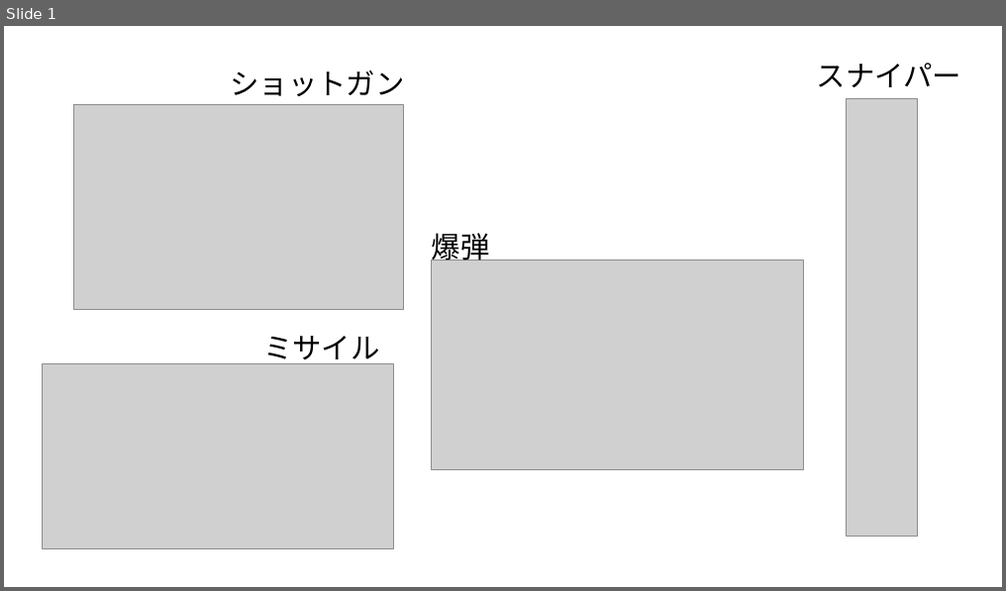
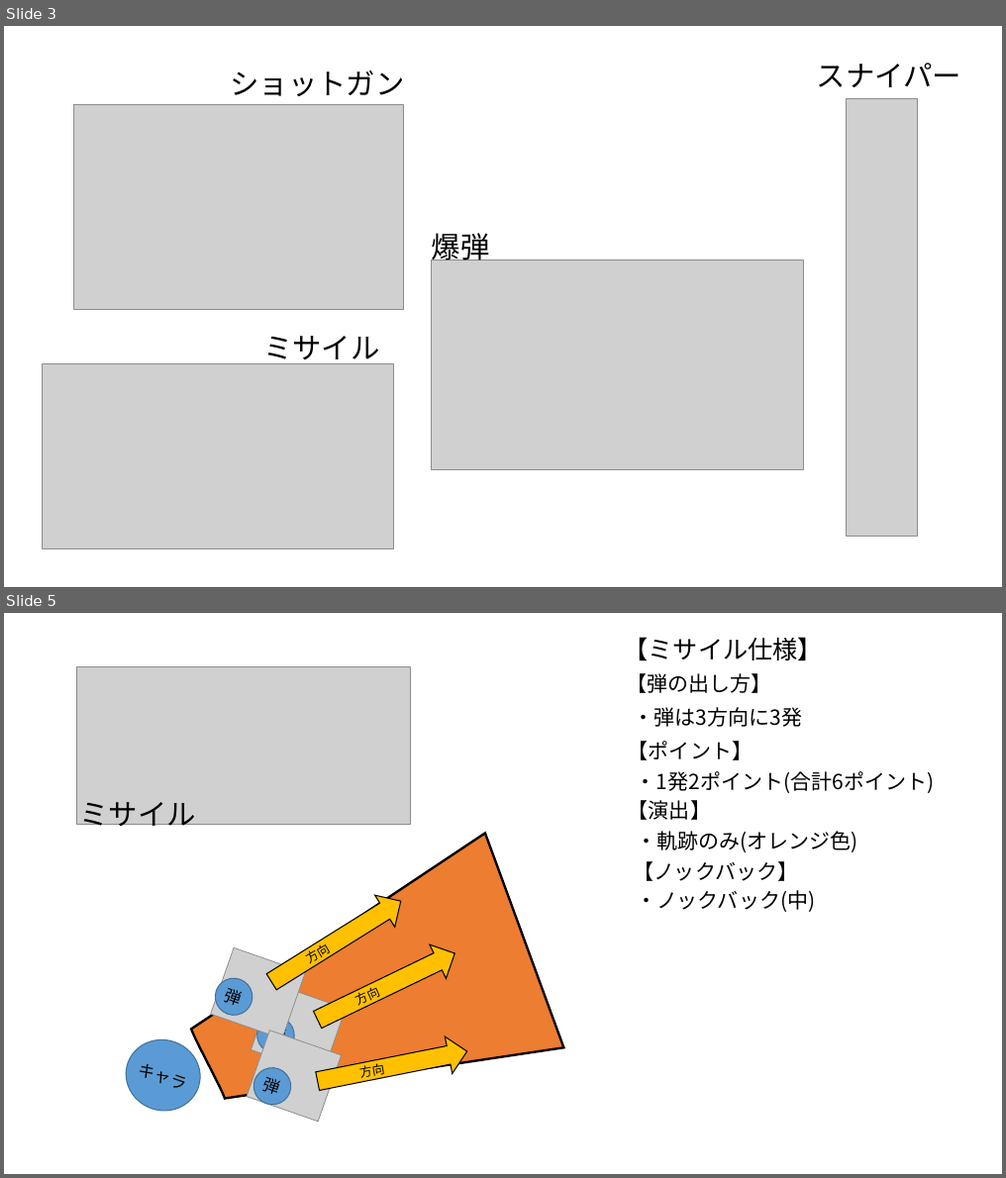
Before and after one commit to MikiyaMeguro/TEAM_B_OPEN, a slide deck: 資料/弾UI.pptx. Shown one above the other, each under a label of ours: slide 1 before the commit, slides 3 and 5 after it; the slides between them are not shown. The pictures are 1006x591 and 1006x1178 pixels, drawn with LibreOffice and Linux fonts; fonts in the diff are those of the drawing; grey boxes stand for pictures. Boxes give left, top, right and bottom in pixels: in the first picture for what was removed or moved away, otherwise in the second. Text is boxed around its words. In the diff, an @@ line names an element or a change of style, - is before the commit and + after.

```diff
--- a/資料/弾UI.pptx
+++ b/資料/弾UI.pptx
@@ slide 5 added at box(4, 613, 1002, 1174), background #FFFFFF @@
@@ picture added at box(76, 666, 411, 824) @@
@@ text added at box(79, 802, 195, 834), 28 pt, text #000000 @@
+ミサイル
@@ group added at box(623, 637, 935, 912): 9 texts @@
+【弾の出し方】
+・弾は3方向に3発
+【ミサイル仕様】
+【ポイント】
+・1発2ポイント(合計6ポイント)
+【演出】
+・軌跡のみ(オレンジ色)
+【ノックバック】
+・ノックバック(中)
@@ group added at box(117, 834, 564, 1167): 7 texts, 4 ellipses, 3 pictures, 3 right arrows, 1 freeform shape @@
+キャラ
+弾
+弾
+弾
+方向
+方向
+方向
@@ what was slide 1 is now slide 3 @@
```
Also in this commit, not shown: 5 other slides added.
